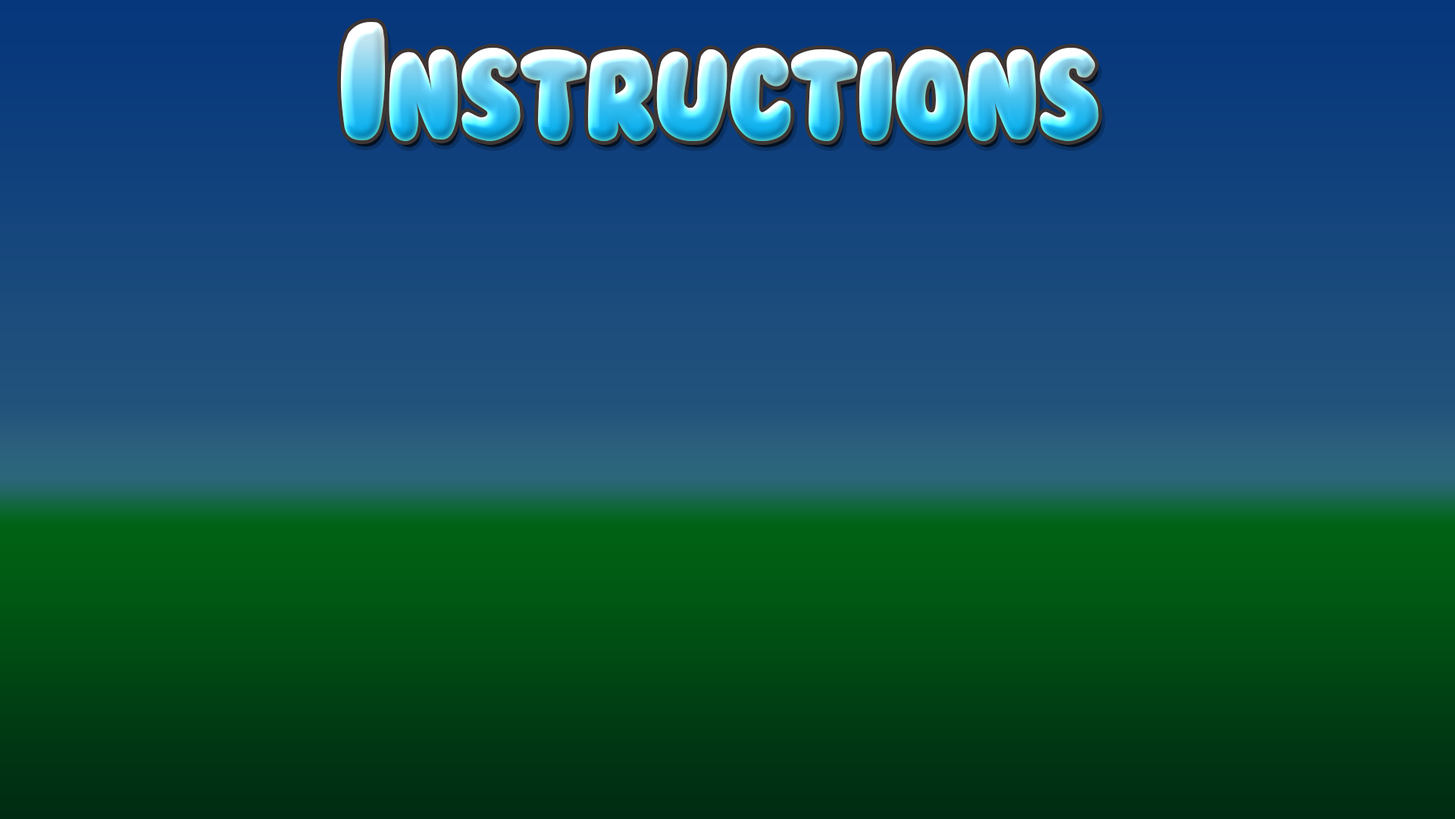
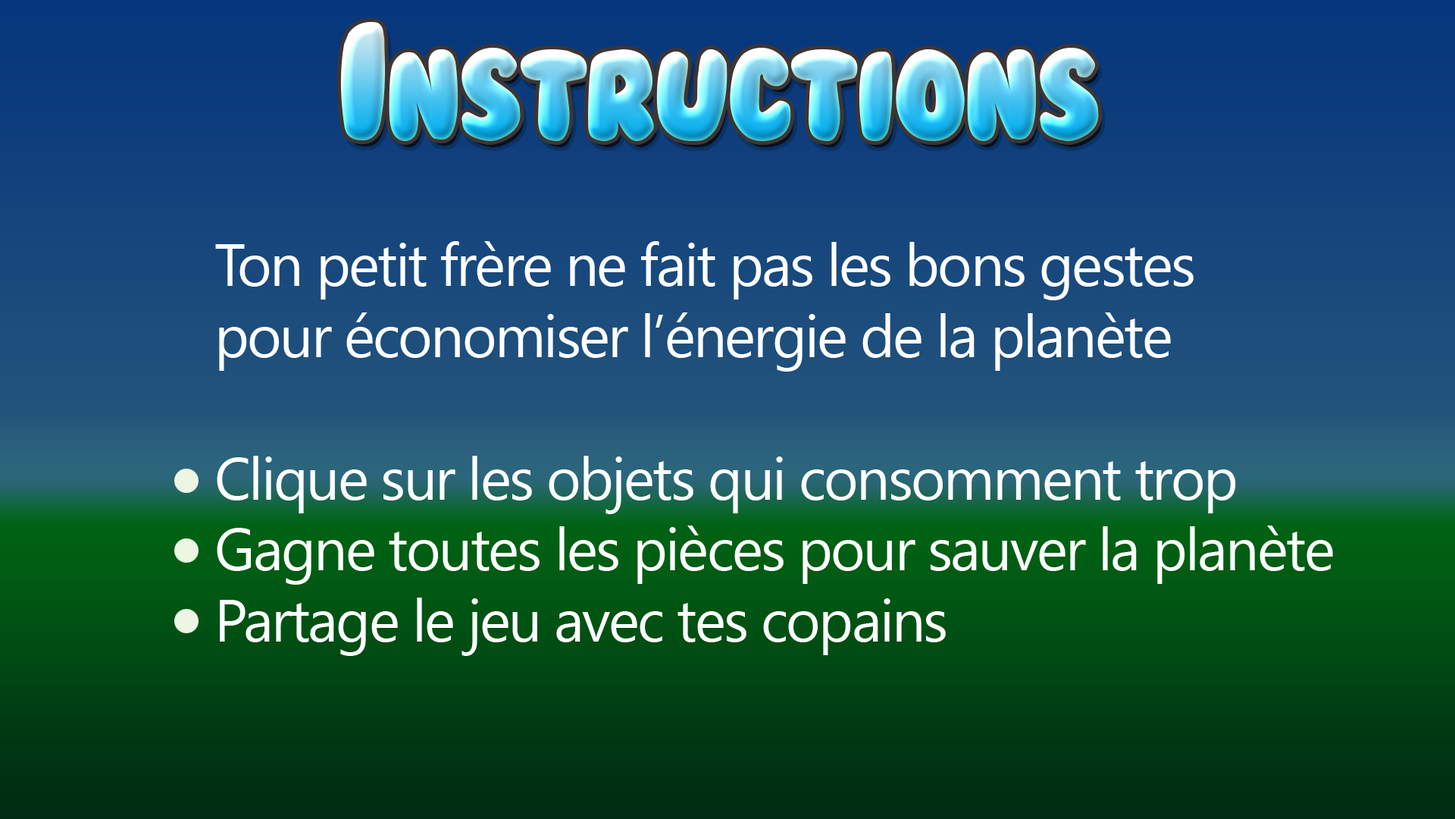
Layer changes from the first 1455 × 819 image to the second:
added layer "Calque 1" above "Ton petit frère ne fait pas le" over box(174, 468, 199, 633)
added layer "Ton petit frère ne fait pas le" above "Instructions" over box(215, 241, 1334, 656)
